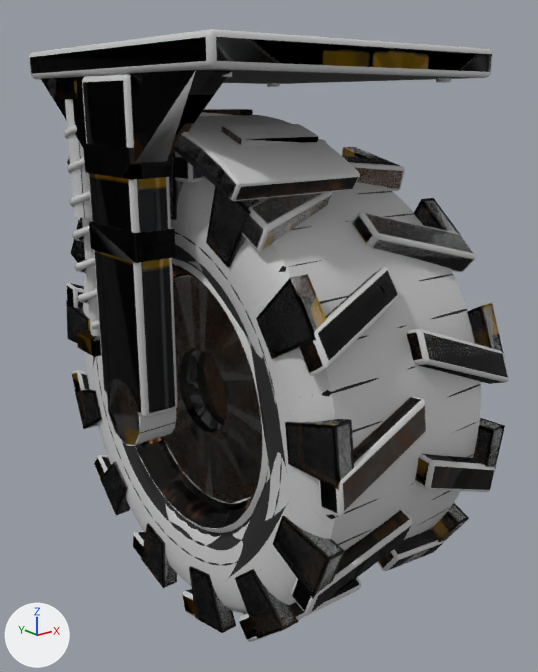
The Blender file Tools/ModelFactory/R4SixStyles1/source/02_BrutalIndustrial/R4M_Wheel_SOURCE.blend, before and after one commit.
The view is the same before and after, from a 50 mm lens placed at (-0.729, -0.949, 0.185), pointed at (0.018, -0.015, -0.188). Lighting does not change. The marker at lower left points along +X, +Y and +Z. The older version comes first.

The older version as bpy lines, for what is in view:
```python
me_r4m_wheel_mount = bpy.data.meshes.new('R4M_Wheel_Mount')
me_r4m_wheel_mount.from_pydata(...)  # 654 vertices, 660 faces; spans x -0.254..0.25, y -0.25..0.25, z -0.312..0.26
me_r4m_wheel_mount.materials.append(mat_r4m_wheel_02_brutalindustrial)
me_r4m_wheel_mount_002 = bpy.data.meshes.new('R4M_Wheel_Mount.002')
me_r4m_wheel_mount_002.from_pydata(...)  # 2490 vertices, 3166 faces; spans x -0.254..0.25, y -0.386..0.386, z -0.646..0.26
me_r4m_wheel_mount_002.materials.append(mat_r4m_wheel_02_brutalindustrial)
me_r4m_wheel_rotor = bpy.data.meshes.new('R4M_Wheel_Rotor')
me_r4m_wheel_rotor.from_pydata(...)  # 2582 vertices, 2638 faces; spans x -0.169..0.169, y -0.386..0.386, z -0.386..0.386
me_r4m_wheel_rotor.materials.append(mat_r4m_wheel_02_brutalindustrial)
me_rib_002 = bpy.data.meshes.new('rib.002')
me_rib_002.from_pydata(...)  # 196 vertices, 194 faces; spans x -0.15..-0.02, y -0.1704..-0.1246, z 0.1321..0.1569
me_rib_002.polygons.foreach_set('use_smooth', [True] * 194)
me_rib_002.materials.append(mat_clay)  # light grey #c4c4c4
ob_hi_rib_002 = bpy.data.objects.new('HI_rib.002', me_rib_002)
ob_hi_rib_002.location = (0.0, 0.0, 0.0)
ob_r4m_wheel_lod1 = bpy.data.objects.new('R4M_Wheel_LOD1', me_r4m_wheel_mount_002)
ob_r4m_wheel_lod1.location = (0.0, 0.0, 0.0)
ob_r4m_wheel_mount = bpy.data.objects.new('R4M_Wheel_Mount', me_r4m_wheel_mount)
ob_r4m_wheel_mount.parent = ob_r4m_wheel_root
ob_r4m_wheel_mount.location = (0.0, 0.0, 0.0)
ob_r4m_wheel_rotor = bpy.data.objects.new('R4M_Wheel_Rotor', me_r4m_wheel_rotor)
ob_r4m_wheel_rotor.parent = ob_r4m_wheel_root
ob_r4m_wheel_rotor.location = (0.0, 0.0, -0.26)
# also in view: 'HI_arm' at (-0.222, 0.0, -0.015); 'HI_bar.014' at (0.087, -0.255, -0.005); 'HI_lug.003' at (-0.155, -0.331, -0.217); 'HI_bar.003' at (-0.087, -0.36, -0.238); 'HI_brake' at (-0.102, 0.0, -0.26)
```
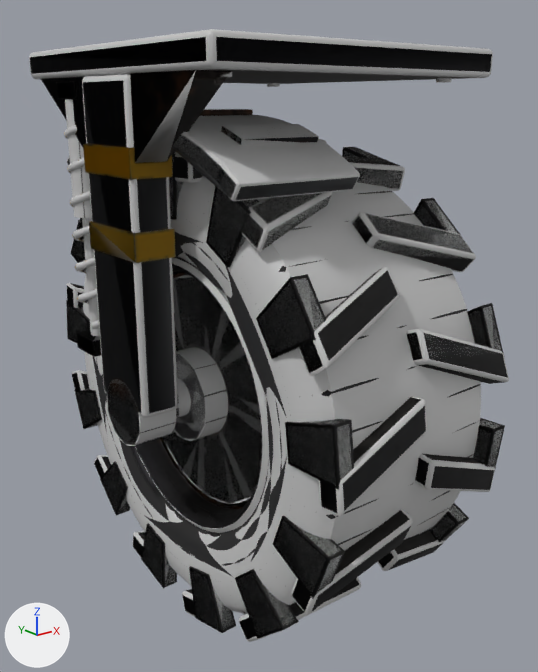
The change, as a list of edits to the scene's bpy script:
```text
Change me_r4m_wheel_mount:
    used by ob_r4m_wheel_mount; parent = ob_r4m_wheel_root; location = (0.0, 0.0, 0.0)
    remove me_r4m_wheel_mount.from_pydata(...)  # 654 vertices, 660 faces; spans x -0.254..0.25, y -0.25..0.25, z -0.312..0.26
    add me_r4m_wheel_mount.from_pydata(...)  # 670 vertices, 680 faces; spans x -0.254..0.25, y -0.25..0.25, z -0.312..0.26
    me_r4m_wheel_mount part 1: 542 kept faces spanning x -0.254..0.25, y -0.25..0.25, z -0.312..0.26 get new texture (UV) coordinates
    edits to the shape of me_r4m_wheel_mount do not show in these pictures
Change me_r4m_wheel_rotor:
    used by ob_r4m_wheel_rotor; parent = ob_r4m_wheel_root; location = (0.0, 0.0, -0.26)
    remove me_r4m_wheel_rotor.from_pydata(...)  # 2582 vertices, 2638 faces; spans x -0.169..0.169, y -0.386..0.386, z -0.386..0.386
    add me_r4m_wheel_rotor.from_pydata(...)  # 2602 vertices, 2664 faces; spans x -0.169..0.169, y -0.386..0.386, z -0.386..0.386
    me_r4m_wheel_rotor part 2: a new loose piece, a 10-sided cylinder along x spanning x -0.15..0.02, y -0.068..0.068, z -0.072..0.072, in mat_r4m_wheel_02_brutalindustrial
    me_r4m_wheel_rotor part 3: 2607 kept faces spanning x -0.169..0.169, y -0.386..0.386, z -0.386..0.386 get new texture (UV) coordinates
Change me_r4m_wheel_mount_002:
    used by ob_r4m_wheel_lod1; location = (0.0, 0.0, 0.0)
    remove me_r4m_wheel_mount_002.from_pydata(...)  # 2490 vertices, 3166 faces; spans x -0.254..0.25, y -0.386..0.386, z -0.646..0.26
    add me_r4m_wheel_mount_002.from_pydata(...)  # 2512 vertices, 3189 faces; spans x -0.254..0.25, y -0.386..0.386, z -0.646..0.26
    me_r4m_wheel_mount_002 part 4: a new loose piece, a 10-sided cylinder along x spanning x -0.15..0.02, y -0.068..0.068, z -0.332..-0.188, in mat_r4m_wheel_02_brutalindustrial
    me_r4m_wheel_mount_002 part 5: 4 vertices moved from x -0.159..0.165, y -0.279..0.279, z -0.118..0.003 to x -0.165..0.164, y -0.291..0.27, z -0.214..-0.01; 110 vertices removed from x -0.206..0.165, y -0.341..0.33, z -0.601..0.144; 96 vertices added at x -0.165..0.165, y -0.35..0.345, z -0.601..0.145
    me_r4m_wheel_mount_002 part 6: 2334 kept faces spanning x -0.254..0.25, y -0.386..0.386, z -0.646..0.26 get new texture (UV) coordinates
    other edits to the shape of me_r4m_wheel_mount_002 do not show in these pictures
Add me_axlestub:
    me_axlestub.from_pydata(...)  # a 16-sided cylinder along x spanning x -0.192..-0.146, y -0.03..0.03, z -0.29..-0.23
    me_axlestub.polygons.foreach_set('use_smooth', [True] * 18)
    me_axlestub.materials.append(mat_clay)  # light grey #c4c4c4
Add me_hubsleeve:
    me_hubsleeve.from_pydata(...)  # a 32-sided cylinder along x spanning x -0.15..0.02, y -0.072..0.072, z -0.332..-0.188
    me_hubsleeve.polygons.foreach_set('use_smooth', [True] * 34)
    me_hubsleeve.materials.append(mat_clay)  # light grey #c4c4c4
Add ob_hi_axlestub:
    ob_hi_axlestub = bpy.data.objects.new('HI_axlestub', me_axlestub)
    ob_hi_axlestub.location = (0.0, 0.0, 0.0)
Add ob_hi_hubsleeve:
    ob_hi_hubsleeve = bpy.data.objects.new('HI_hubsleeve', me_hubsleeve)
    ob_hi_hubsleeve.location = (0.0, 0.0, 0.0)
```

Where the change shows, as pixel boxes (x1, y1, x2, y2) in the pictures (538 x 672 px; the box of a moved part takes in the faces that stretch with it):
'R4M_Wheel_LOD1', reshaped: before (35, 37, 505, 614); after (35, 37, 505, 633)
'R4M_Wheel_Mount', reshaped: before (30, 37, 487, 444); after (30, 37, 487, 445)
'HI_hubsleeve', added: after (174, 347, 228, 441)
'HI_axlestub', added: after (176, 379, 191, 418)
part 2 of me_r4m_wheel_rotor, added: after (175, 354, 227, 439)
part 3 of me_r4m_wheel_rotor, surface changed: (72, 147, 505, 626) in both
part 4 of me_r4m_wheel_mount_002, added: after (174, 356, 205, 439)
part 5 of me_r4m_wheel_mount_002, moved or reshaped (mostly hidden): before (93, 131, 335, 581); after (93, 233, 331, 613)
part 6 of me_r4m_wheel_mount_002, surface changed: before (45, 37, 505, 590); after (77, 37, 505, 626)
